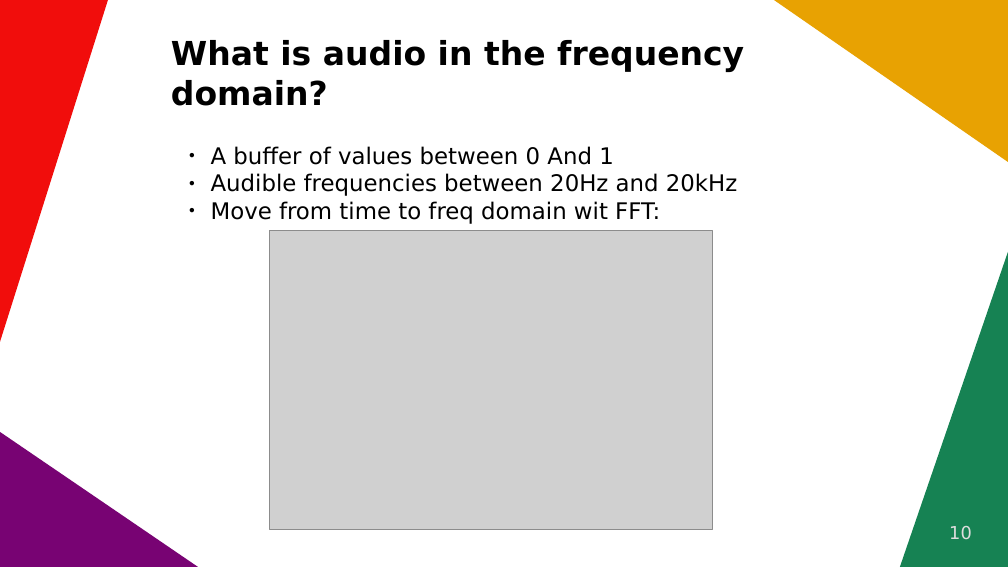
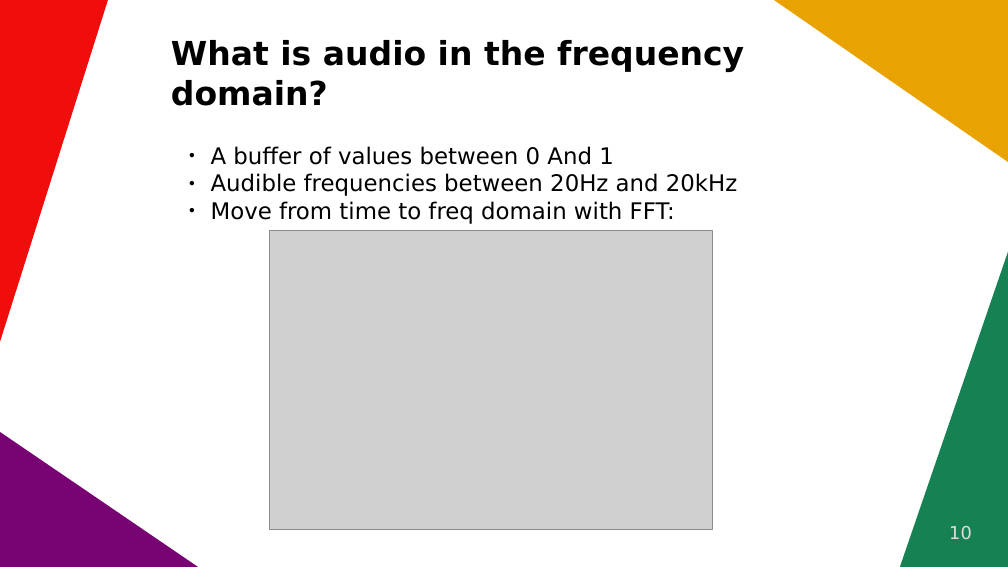
Before and after one commit to olbotta/audio-testing, a slide deck: slide 10 of slides/slides.odp. Drawn at 1008x567 pixels with LibreOffice and Linux fonts; fonts in the diff are those of the drawing; grey boxes stand for pictures. Boxes give left, top, right and bottom in pixels: in the first picture for what was removed or moved away, otherwise in the second. Text is boxed around its words. In the diff, an @@ line names an element or a change of style, - is before the commit and + after.

Commit message:
edited slides

```diff
--- a/slides/slides.odp
+++ b/slides/slides.odp
@@ text at (211,201,675,224): text changed @@
-● Move from time to freq domain wit FFT:
+● Move from time to freq domain with FFT:
```
Also in this commit, not shown: 2 other slides changed, 1 slide added, 2 slides removed, 1 other file.
